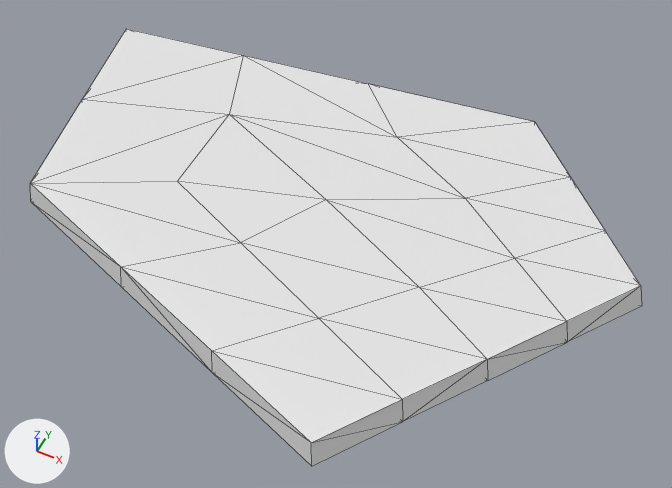
The glTF model assets/models/land.glb as it was, and as the next commit left it.
Both versions are drawn from a 50 mm lens placed at (2.97, -5.71, 6.69), pointed at (0.3, -0.37, 0.02). Arrows for +X, +Y and +Z are at lower left; the lights stay in place. Mesh edges are drawn as thin lines. Vertices at the same position are counted once.

In view in the first picture: 'Land'.
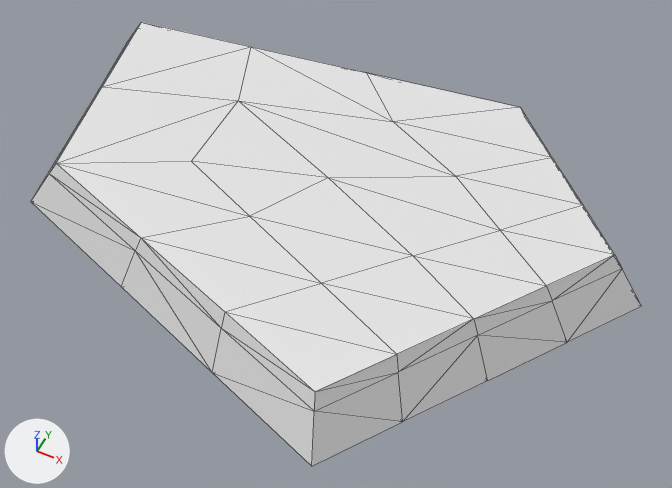
Location of each change, [x1, y1, x2, y2] in pixels of the pictures (672 x 488 px):
'Land', reshaped: before [30, 29, 642, 466]; after [31, 22, 641, 466]
part 1 of me_plane_001, built on: before [30, 29, 641, 466]; after [31, 22, 622, 466]

The change in detail:
me_plane_001 is used by ob_land; location (0.0, 0.0, 0.0).
me_plane_001 had 48 vertices, 92 faces and spanned x -3.39..3.11, y -2.54..1.97, z -0.02..0.24.
me_plane_001 now has 63 vertices, 122 faces and spans x -3.39..3.11, y -2.54..1.97, z -0.02..0.55.
Part 1, on me_plane_001:
5 vertices are removed from x -3.32..2.09, y -2.49..1.38, z 0.24.
46 faces are deleted.
19 vertices move from x -2.99..3.04, y -2.09..1.93, z 0.24 to x -2.75..2.84, y -1.88..1.71, z 0.4..0.55.
20 vertices are added at x -3.05..2.4, y -2.32..1.77, z 0.4..0.55.
76 new faces join them.
